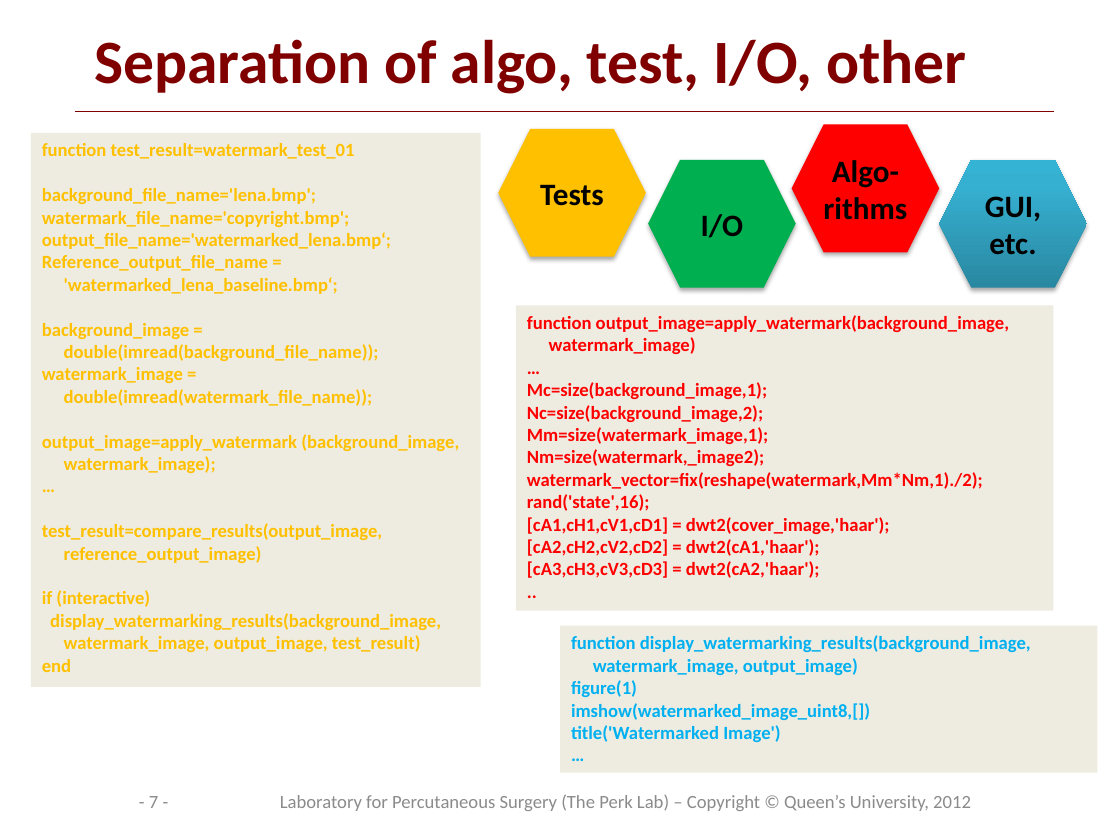
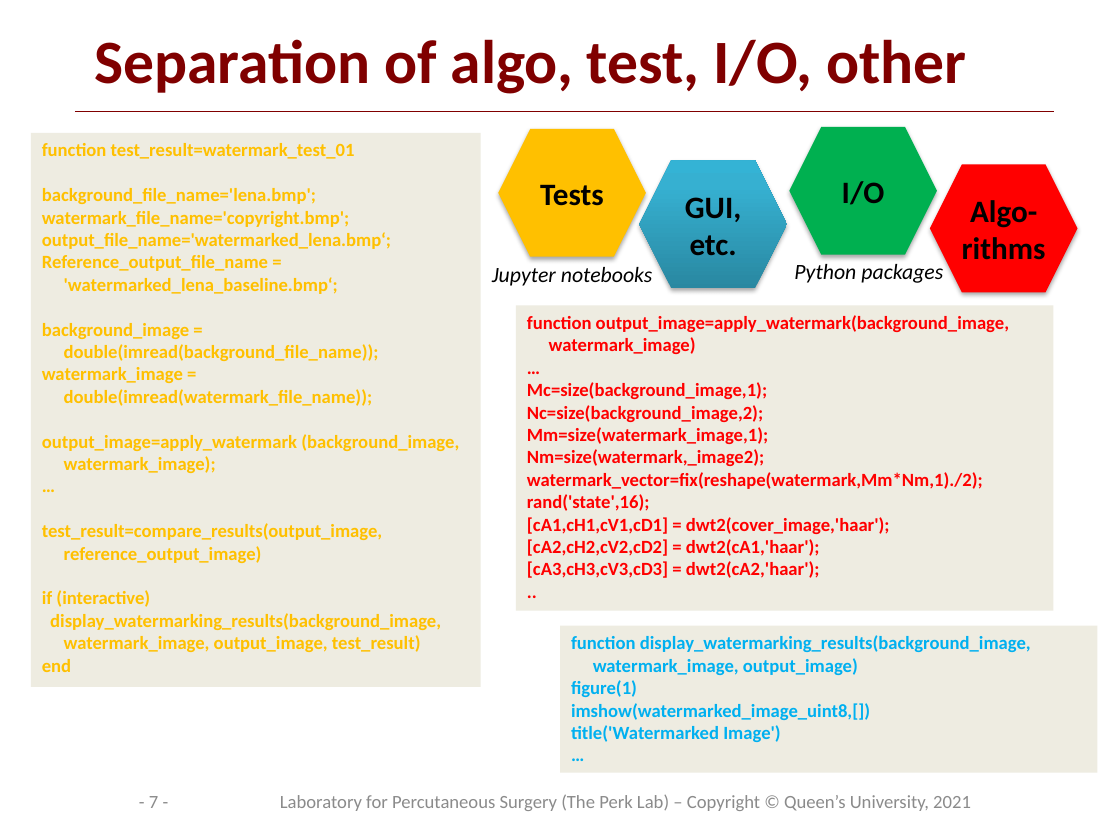
Before and after one commit to PerkLab/PerkLabBootcamp, a slide deck: slide 7 of Doc/day3_1_WritingCorrectAndUnderstandableCode.pptx. Drawn at 1120x840 pixels with LibreOffice and Linux fonts; fonts in the diff are those of the drawing; background and template pictures are left out. Boxes give left, top, right and bottom in pixels: in the first picture for what was removed or moved away, otherwise in the second. Text is boxed around its words. In the diff, an @@ line names an element or a change of style, - is before the commit and + after.

```diff
--- a/Doc/day3_1_WritingCorrectAndUnderstandableCode.pptx
+++ b/Doc/day3_1_WritingCorrectAndUnderstandableCode.pptx
@@ hexagon "I/O" moved from (x1=648, y1=160, x2=796, y2=288) to (x1=790, y1=127, x2=937, y2=254) @@
@@ hexagon "GUI, etc." moved from (x1=940, y1=160, x2=1088, y2=288) to (x1=640, y1=160, x2=787, y2=288) @@
@@ hexagon "Algo-rithms" moved from (x1=792, y1=124, x2=940, y2=252) to (x1=930, y1=165, x2=1077, y2=292) @@
@@ text added at (x1=492, y1=267, x2=653, y2=286), 14 pt, text #000000, italic @@
+Jupyter notebooks
@@ text added at (x1=794, y1=264, x2=943, y2=283), 14 pt, text #000000, italic @@
+Python packages
@@ text at (x1=280, y1=795, x2=971, y2=811): text changed @@
-Laboratory for Percutaneous Surgery (The Perk Lab) – Copyright © Queen’s University, 2012
+Laboratory for Percutaneous Surgery (The Perk Lab) – Copyright © Queen’s University, 2021
```
Also in this commit, not shown: 20 other slides changed, 6 slides added, 2 other files.
